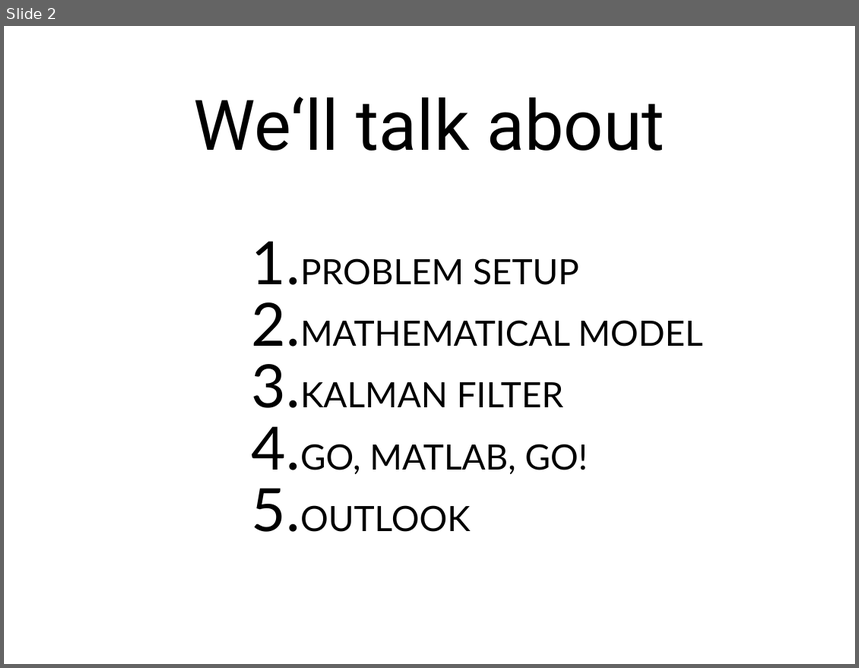
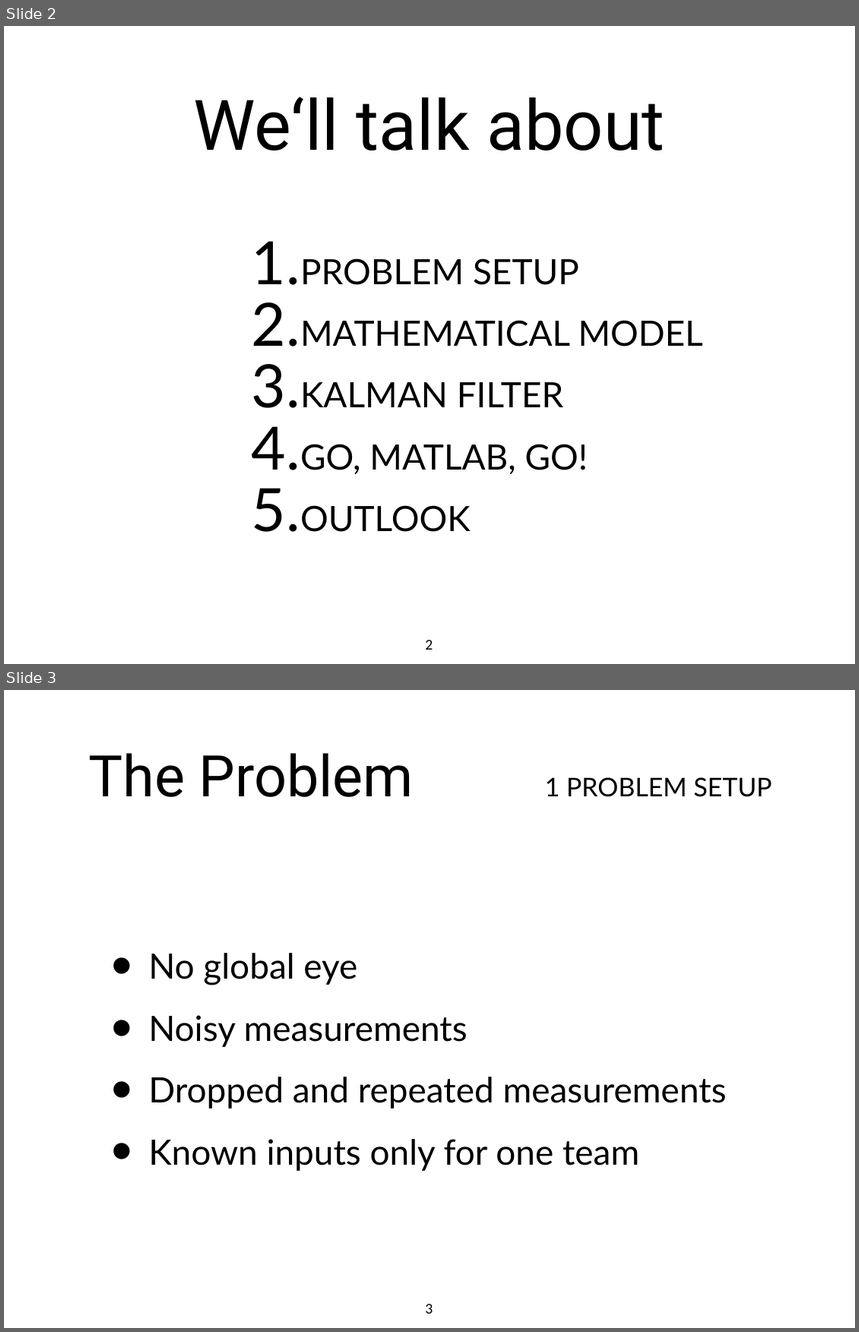
Before and after one commit to bskp/RoboCup-Estimator, a slide deck: Presentation/RobocupEstimatorPresentation.ppt. Shown one above the other, each under a label of ours: slide 2 before the commit, slides 2 and 3 after it. The pictures are 859x668 and 859x1332 pixels, drawn with LibreOffice and Linux fonts; fonts in the diff are those of the drawing. Boxes give left, top, right and bottom in pixels: in the first picture for what was removed or moved away, otherwise in the second. Text is boxed around its words. In the diff, an @@ line names an element or a change of style, - is before the commit and + after.

Commit message:
dropped the (outdated) movie snippets, added the .ppt

```diff
--- a/Presentation/RobocupEstimatorPresentation.ppt
+++ b/Presentation/RobocupEstimatorPresentation.ppt
@@ slide 3 added at [4, 690, 855, 1328], background #FFFFFF @@
@@ title added at [89, 753, 414, 797], 69 pt, text #000000 @@
+The Problem
@@ text added at [545, 777, 772, 797], 31 pt, text #000000 @@
+1 PROBLEM SETUP
@@ text added at [148, 953, 727, 1171], 42 pt, text #000000 @@
+• No global eye
+• Noisy measurements
+• Dropped and repeated measurements
+• Known inputs only for one team
@@ page number added at [425, 1304, 433, 1314], 18 pt, text #000000 @@
+3
@@ slide 2 changed as well @@
@@ page number added at [425, 640, 433, 650], 18 pt, text #000000 @@
+2
```
Also in this commit, not shown: 8 other slides changed, 13 other slides added, 4 slides removed, 1 other file.
